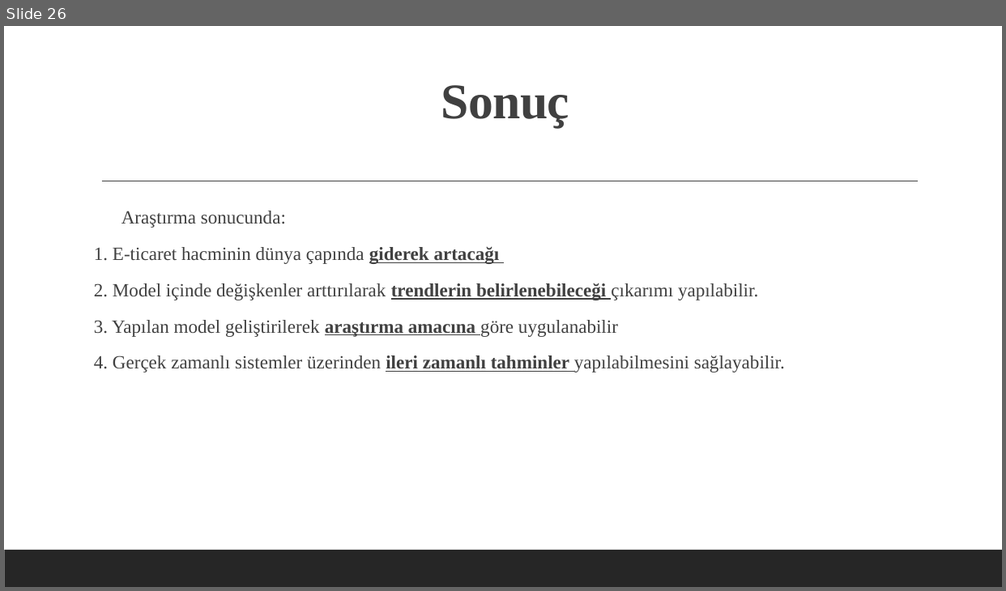
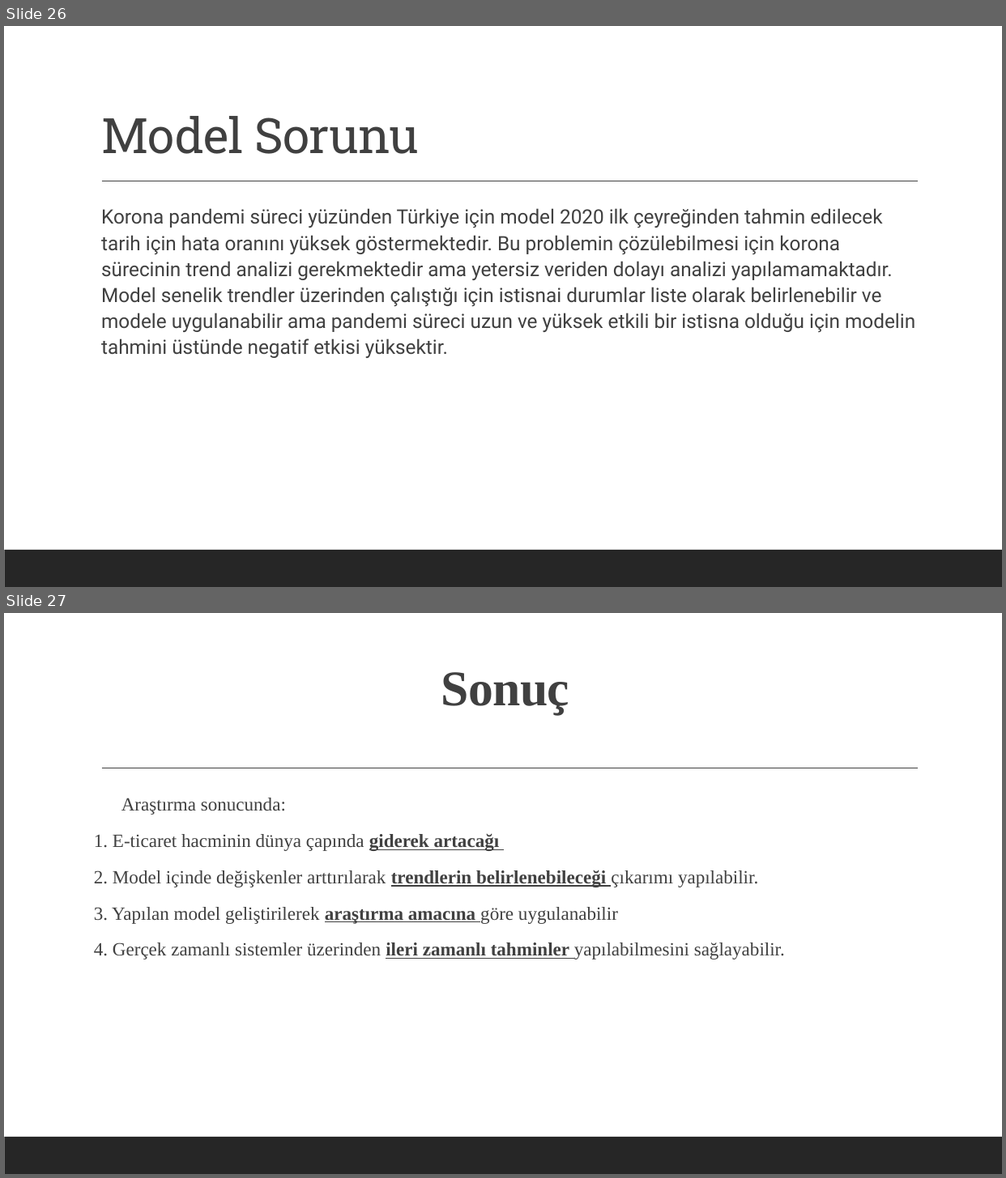
Before and after one commit to BelitK/E-CommerceVolume, a slide deck: rapor ve sunum/Türkiye ve Yurtdışı Karşılaştırmalı Veri Analizi.pptx. Shown one above the other, each under a label of ours: slide 26 before the commit, slides 26 and 27 after it. The pictures are 1006x591 and 1006x1178 pixels, drawn with LibreOffice and Linux fonts; fonts in the diff are those of the drawing. Boxes give left, top, right and bottom in pixels: in the first picture for what was removed or moved away, otherwise in the second. Text is boxed around its words. In the diff, an @@ line names an element or a change of style, - is before the commit and + after.

```diff
--- a/rapor ve sunum/Türkiye ve Yurtdışı Karşılaştırmalı Veri Analizi.pptx
+++ b/rapor ve sunum/Türkiye ve Yurtdışı Karşılaştırmalı Veri Analizi.pptx
@@ slide 26 added at (4,26,1002,587), background #FFFFFF; not listed: 2 template elements that a slide beside it also shows @@
@@ title added at (101,116,419,154), 47 pt, text #404040 @@
+Model Sorunu
@@ text added at (101,208,915,358), 19 pt, text #404040 @@
+  Korona pandemi süreci yüzünden Türkiye için model 2020 ilk çeyreğinden tahmin edilecek tarih için hata oranını yüksek göstermektedir. Bu problemin çözülebilmesi için korona sürecinin trend analizi gerekmektedir ama yetersiz veriden dolayı analizi yapılamamaktadır. Model senelik trendler üzerinden çalıştığı için istisnai durumlar liste olarak belirlenebilir ve modele uygulanabilir ama pandemi süreci uzun ve yüksek etkili bir istisna olduğu için modelin tahmini üstünde negatif etkisi yüksektir.
@@ what was slide 26 is now slide 27 @@
```
Also in this commit, not shown: 5 slides changed, 13 other files.
